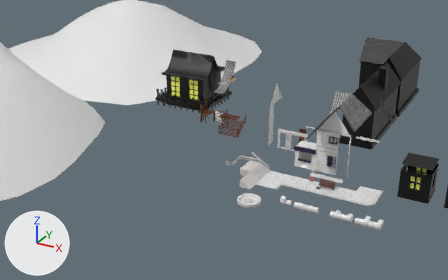
A saved change to the FBX model Assets/Models/World01_Elements.fbx.
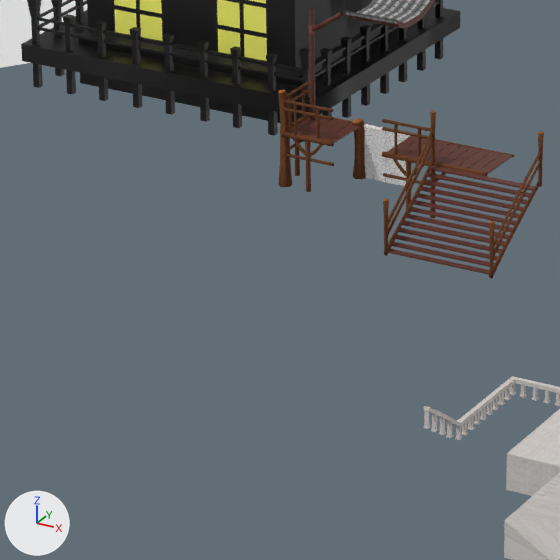
The first picture shows the older version from a camera (50 mm lens) standing at (31.0, -95.8, 50.0) and looking at (-20.1, -2.7, 3.4). The close-ups show the older and then the newer version on the part from 34% to 56% of the width and 32% to 67% of the height of that picture. Only the edits that show in the close-ups are written down. Arrows for +X, +Y and +Z are at lower left; the lights stay in place. Where no turn or scale is listed for an object, it has been applied to the vertices.

Script lines for the objects in view, before the commit:
```python
me_cylinder_014 = bpy.data.meshes.new('Cylinder.014')
me_cylinder_014.from_pydata(...)  # 56 vertices, 102 faces; spans x -0.26..0.26, y -0.26..0.26, z 0.0..2.16
me_cylinder_014.materials.append(mat_trunk)  # picture img_trunk_psd
me_plane_127 = bpy.data.meshes.new('Plane.127')
me_plane_127.from_pydata(...)  # 4 vertices, 2 faces; spans x -2.0..0.0, y 0.0, z 0.0..1.25
me_plane_127.materials.append(mat_stonebricks)  # picture img_stonebricks_png
me_plane_130 = bpy.data.meshes.new('Plane.130')
me_plane_130.from_pydata(...)  # 4 vertices, 2 faces; spans x -2.0..0.0, y -2.0..2.0, z 0.0
me_plane_130.materials.append(mat_stonebricks)  # picture img_stonebricks_png
ob_asianhouse_terrace_trunkcorner = bpy.data.objects.new('AsianHouse_Terrace_TrunkCorner', me_cylinder_014)
ob_asianhouse_terrace_trunkcorner.location = (-27.08, 5.86, 3.0)
ob_streetstairsside = bpy.data.objects.new('StreetStairsSide', me_plane_127)
ob_streetstairsside.location = (-12.0, -8.05, 0.0)
ob_streetstairsup = bpy.data.objects.new('StreetStairsUp', me_plane_130)
ob_streetstairsup.location = (-12.0, -6.05, 1.25)
# also in view: 'AsianHouse_TerraceNoBarrier' at (-22.0, 4.8, 4.9); 'AsianHouse_Terrace' at (-24.0, 4.8, 4.6); 'AsianHouse_Stairs' at (-21.0, 2.1, 4.8); 'ShadowAsianHouse' at (-35.9, 12.6, 8.7); 'ShadowHill01' at (-79.5, 44.8, 7.7)
```
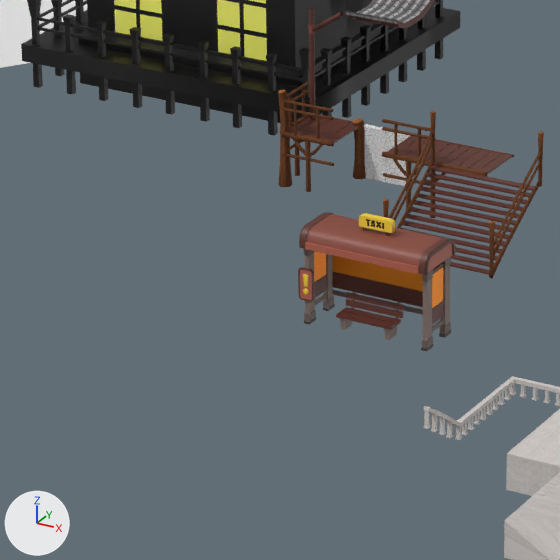
Pixel boxes (x1, y1, x2, y2) of what changed, in the close-ups (560 x 560 px):
'taxi_station', added (brown): after (298, 212, 455, 351)
    faces in mat_props (picture img_props01_psd): (298, 212, 455, 351)
    faces in mat_gold (orange #ff9922): (314, 251, 443, 308)
    faces in mat_dragolt (picture img_ghostdragolt_png): (359, 213, 395, 233)
'Bench02', added (brown): after (336, 292, 404, 340)
'Exclamation', added: after (303, 274, 309, 294)

The change, as a list of edits to the scene's bpy script:
```text
Add img_ghostdragolt_png:
    img_ghostdragolt_png = load_image('GhostDragolt.png', '../Textures/Spirimonz_Textures/GhostDragolt.png', 1024, 1024, 'sRGB')
Add mat_dragolt:
    mat_dragolt = principled_material('Dragolt')
    mat_dragolt.texture = img_ghostdragolt_png
Add me_cube_069:
    me_cube_069.from_pydata(...)  # 498 vertices, 886 faces; spans x -2.48..2.36, y -1.02..1.0, z 0.0..3.93
    # faces by material slot: [16, 826, 44]
    me_cube_069.materials.append(mat_gold)  # orange #ff9922
    me_cube_069.materials.append(mat_props)  # picture img_props01_psd
    me_cube_069.materials.append(mat_dragolt)  # picture img_ghostdragolt_png
Add me_cube_070:
    me_cube_070.from_pydata(...)  # 108 vertices, 184 faces; spans x -1.06..1.06, y -0.33..0.58, z 0.0..1.03
    me_cube_070.materials.append(mat_props)  # picture img_props01_psd
Add me_plane_103_1:
    me_plane_103_1.from_pydata(...)  # 36 vertices, 64 faces; spans x -0.107..0.107, y -0.02..0.0, z -0.469..0.241
    me_plane_103_1.materials.append(mat_dragolt)  # picture img_ghostdragolt_png
Add ob_taxi_station:
    ob_taxi_station = bpy.data.objects.new('taxi_station', me_cube_069)
    ob_taxi_station.location = (-21.32, -3.14, 1.95)
Add ob_bench02:
    ob_bench02 = bpy.data.objects.new('Bench02', me_cube_070)
    ob_bench02.location = (-21.39, -3.6, 1.98)
Add ob_exclamation:
    ob_exclamation = bpy.data.objects.new('Exclamation', me_plane_103_1)
    ob_exclamation.location = (-23.52, -3.98, 3.48)
```
